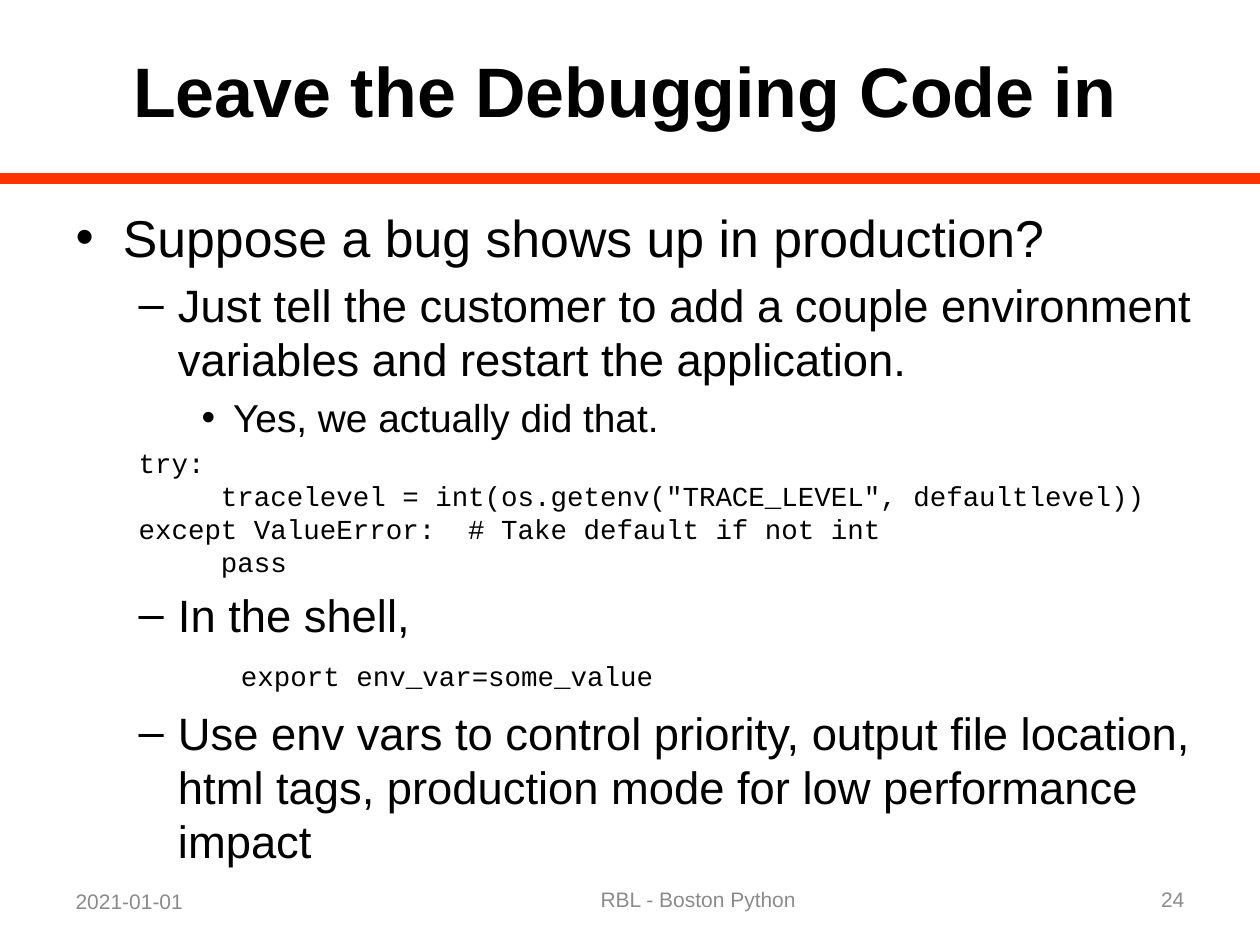
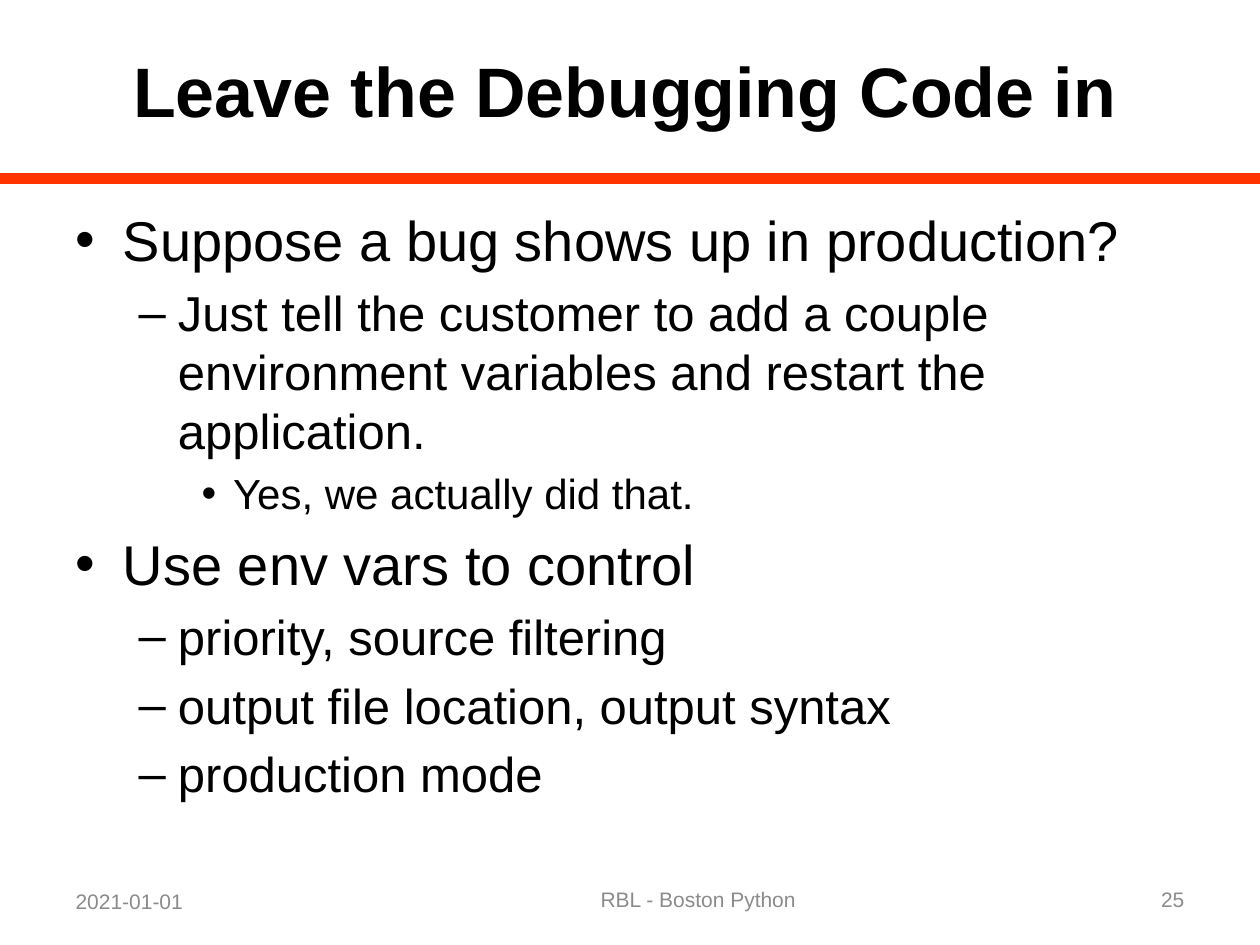
Before and after one commit to rblandau/NewTrace, a slide deck: slide 25 of docs/OfflineDebugging/A Dinosaur and a Python 02.pptx (slide 24 before the commit). Drawn at 1260x945 pixels with LibreOffice and Linux fonts; fonts in the diff are those of the drawing. Boxes give left, top, right and bottom in pixels: in the first picture for what was removed or moved away, otherwise in the second. Text is boxed around its words. In the diff, an @@ line names an element or a change of style, - is before the commit and + after.

```diff
--- a/docs/OfflineDebugging/A Dinosaur and a Python 02.pptx
+++ b/docs/OfflineDebugging/A Dinosaur and a Python 02.pptx
@@ text at box(123, 220, 1119, 518): size 29.6 to 32 pt in "Suppose a bug shows up in production?"; size 25.9 to 28 pt in "Just tell the customer to add a ..."; size 22.2 to 24 pt in "Yes, we actually did that." @@
@@ text at box(123, 544, 890, 802): text changed; size 15.7 to 28 pt; font Courier New to Arial @@
-  try:
-  tracelevel = int(os.getenv("TRACE_LEVEL", defaultlevel))
-  except ValueError: # Take default if not int
-  pass
-  – In the shell,
-    export env_var=some_value
-  – Use env vars to control priority, output file location, html tags, production mode for low performance impact
+• Use env vars to control
+  – priority, source filtering
+  – output file location, output syntax
+  – production mode
@@ page number at box(1161, 892, 1184, 907): text changed @@
-24
+25
```
Also in this commit, not shown: 15 other slides changed, 13 slides added, 1 other file.
